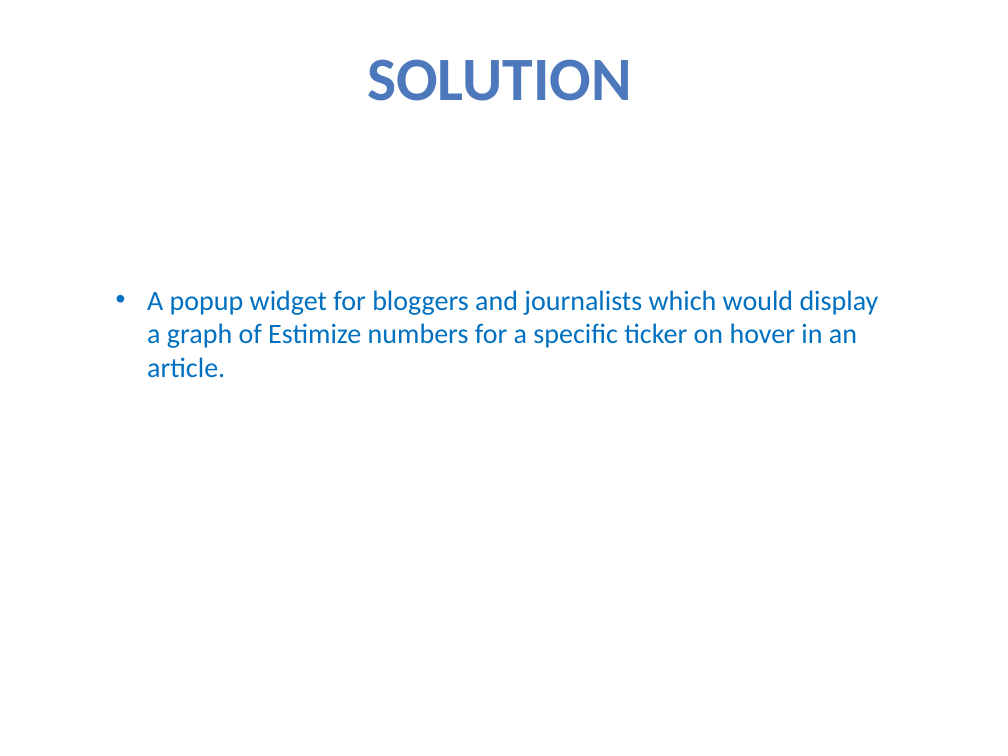
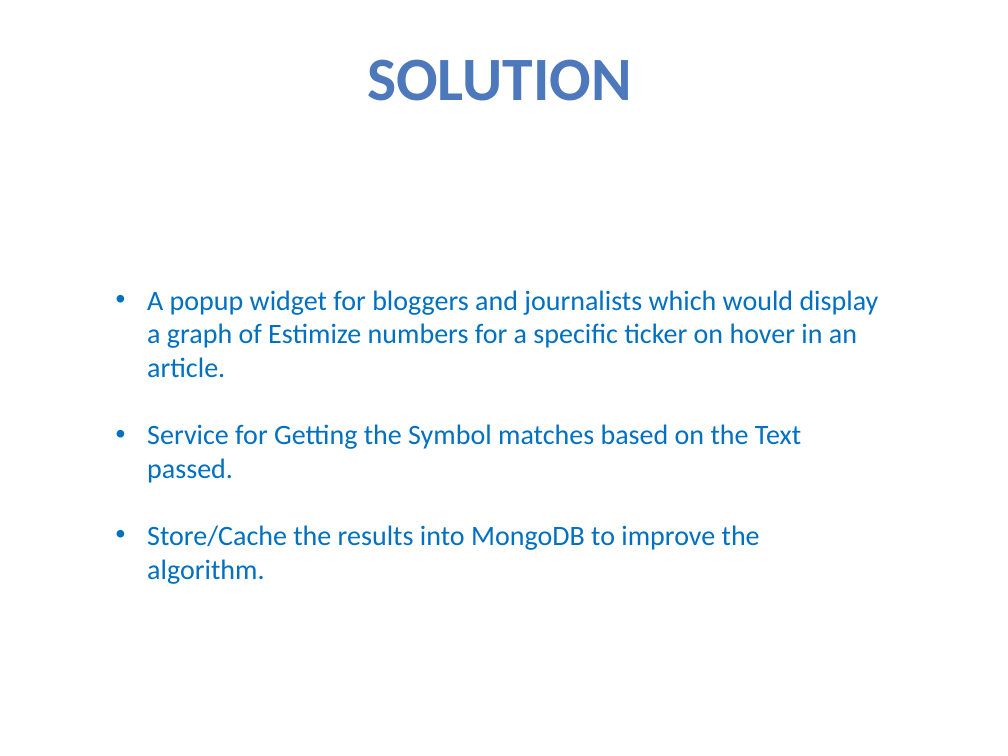
Before and after one commit to AdityaRaju/StoryBoard, a slide deck: slide 3 of web/ppt/PeekEstimate.pptx. Drawn at 1008x756 pixels with LibreOffice and Linux fonts; fonts in the diff are those of the drawing. Boxes give left, top, right and bottom in pixels: in the first picture for what was removed or moved away, otherwise in the second. Text is boxed around its words. In the diff, an @@ line names an element or a change of style, - is before the commit and + after.

```diff
--- a/web/ppt/PeekEstimate.pptx
+++ b/web/ppt/PeekEstimate.pptx
@@ text at box(147, 424, 801, 584): paragraphs added @@
+• Service for Getting the Symbol matches based on the Text passed.
+• Store/Cache the results into MongoDB to improve the algorithm.
```
Also in this commit, not shown: 2 other slides changed, 1 slide added, 1 slide removed, 3 other files.
